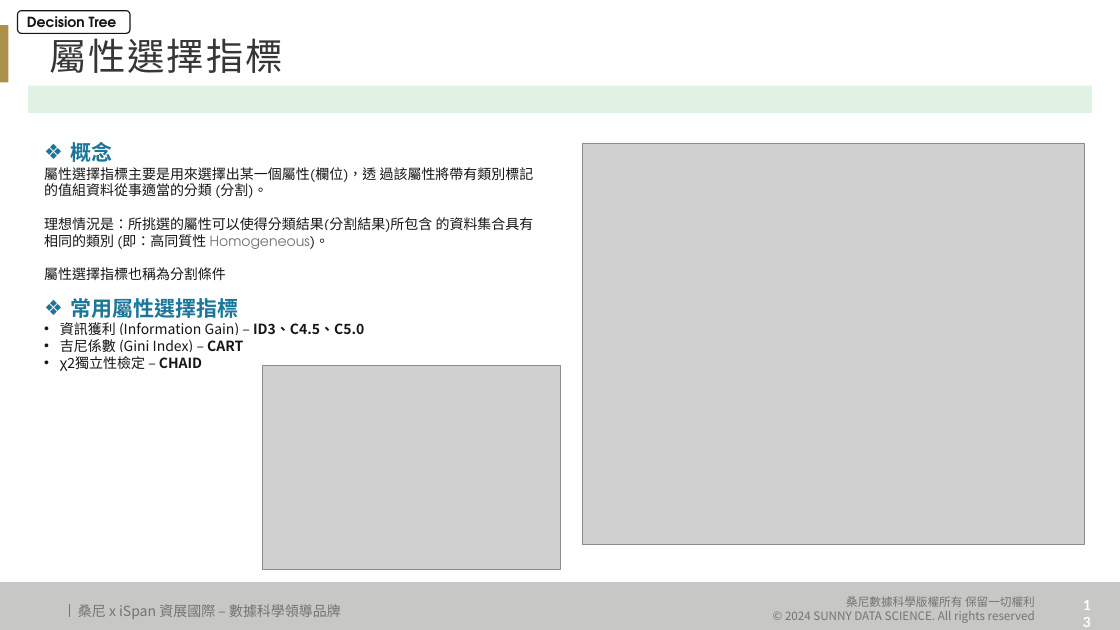
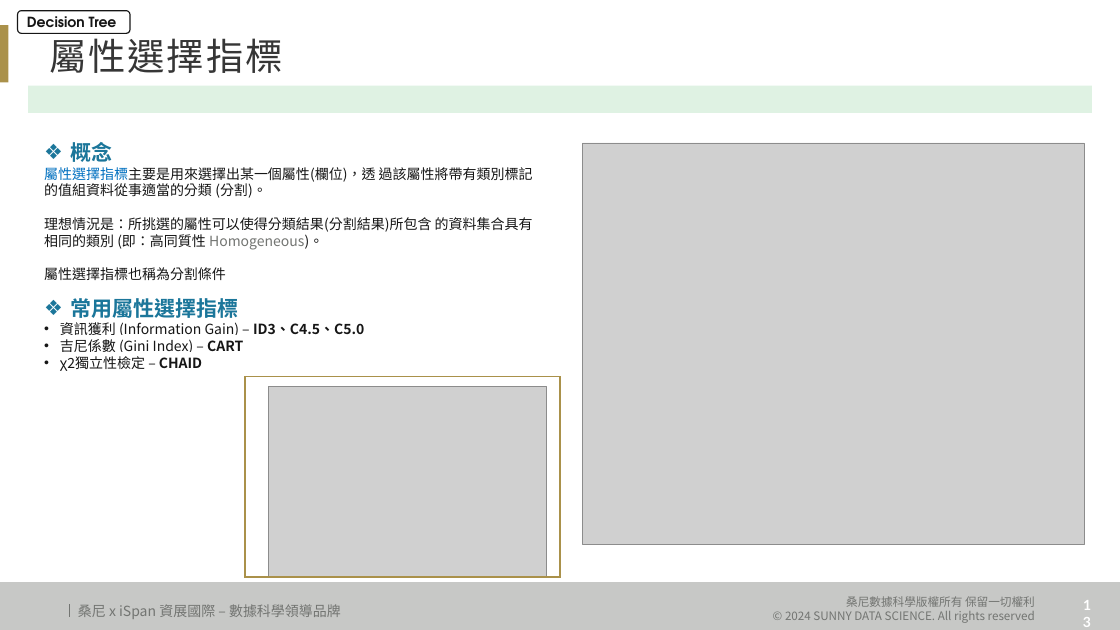
Before and after one commit to Zenobia000/MachineLearning-ds-fundamental, a slide deck: slide 13 of 教材/機器學習/classification/decision_tree.pptx. Drawn at 1120x630 pixels with LibreOffice and Linux fonts; fonts in the diff are those of the drawing; grey boxes stand for pictures; background and template pictures are left out. Boxes give left, top, right and bottom in pixels: in the first picture for what was removed or moved away, otherwise in the second. Text is boxed around its words. In the diff, an @@ line names an element or a change of style, - is before the commit and + after.

```diff
--- a/教材/機器學習/classification/decision_tree.pptx
+++ b/教材/機器學習/classification/decision_tree.pptx
@@ text at (x1=44, y1=142, x2=533, y2=321): font Noto Sans CJK TC to Noto Sans CJK SC in "概念", "常用屬性選擇指標"; font TeX Gyre Adventor to Noto Sans CJK SC in "屬性選擇指標主要是用來選擇出某一個屬性(欄位)，透 過該屬性將帶有類別標記的值組資料從事適當的分類 (分割)。", "理想情況是：所挑選的屬性可以使得分類結果(分割結果)所包含 的資料集合具有相同的類別 (即：高同質性 Homogeneo ...", "屬性選擇指標也稱為分割條件"; text colour #161616 to #0070C0 in "屬性選擇指標主要是用來選擇出某一個屬性(欄位)，透" @@
@@ rectangle added at (x1=245, y1=376, x2=560, y2=577), outline #AA914A 1 pt @@
@@ picture resized from (x1=262, y1=365, x2=560, y2=570) to (x1=269, y1=386, x2=547, y2=577) @@
```
Also in this commit, not shown: 4 other slides changed, 10 slides added, 57 other files.
